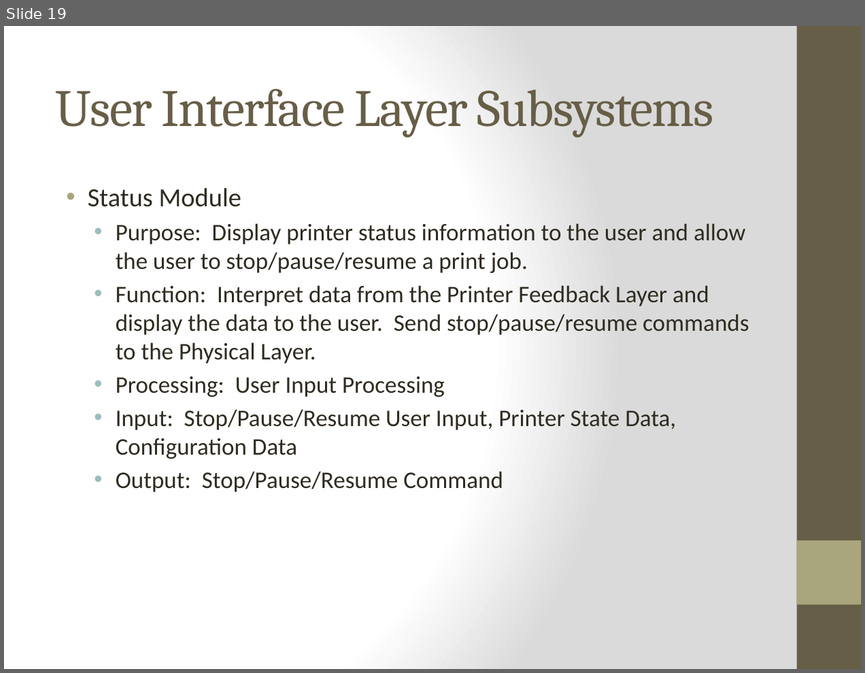
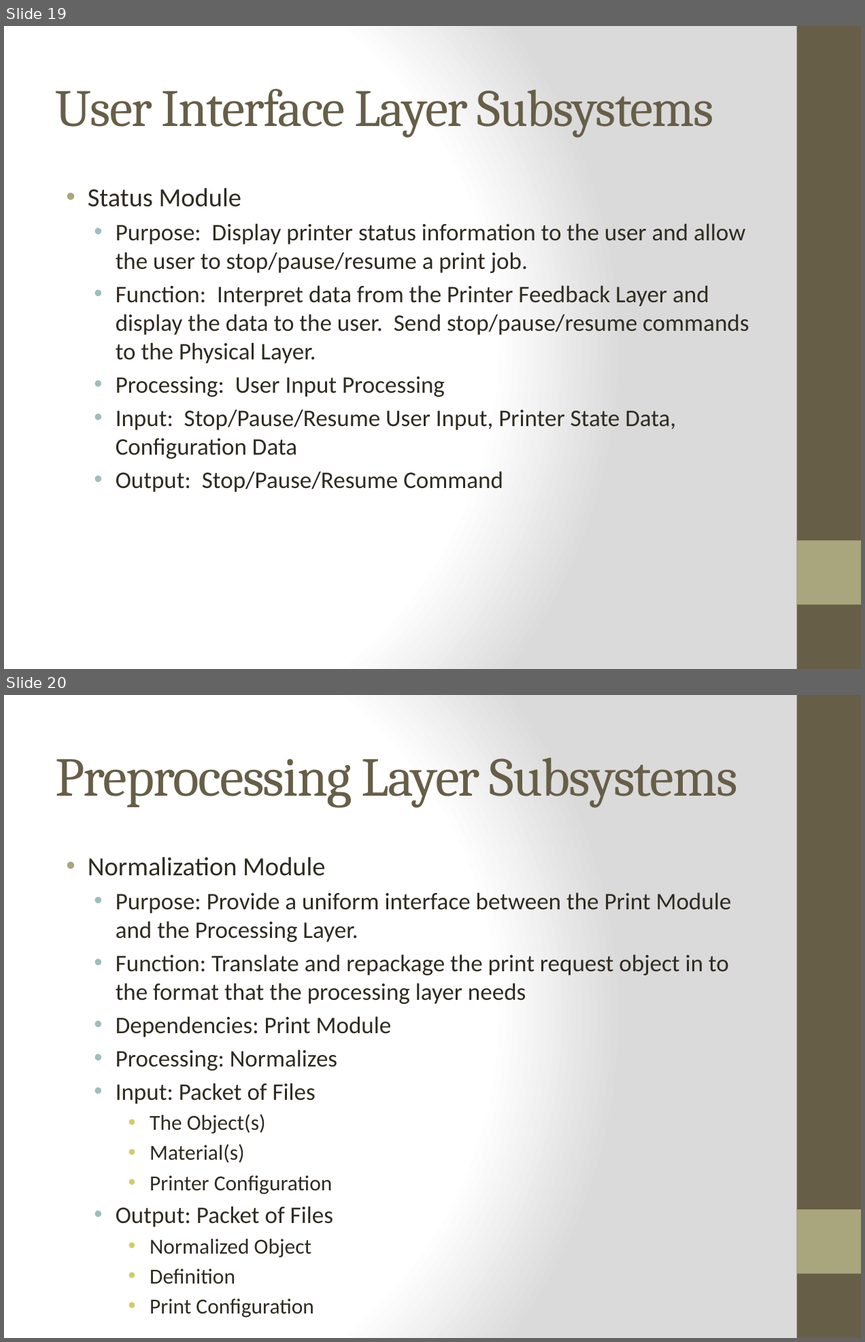
Before and after one commit to qpHalcy0n/SRDesign, a slide deck: ADS Gate Review/Team Ink3d ADS.pptx. Shown one above the other, each under a label of ours: slide 19 before the commit, slides 19 and 20 after it. The pictures are 865x673 and 865x1342 pixels, drawn with LibreOffice and Linux fonts; fonts in the diff are those of the drawing. Boxes give left, top, right and bottom in pixels: in the first picture for what was removed or moved away, otherwise in the second. Text is boxed around its words. In the diff, an @@ line names an element or a change of style, - is before the commit and + after.

Commit message:
Updated ADS Presentation

```diff
--- a/ADS Gate Review/Team Ink3d ADS.pptx
+++ b/ADS Gate Review/Team Ink3d ADS.pptx
@@ slide 20 added at bbox=[4, 695, 861, 1338], background gradient #FFFFFF to #DADADA; not listed: 2 template elements that a slide beside it also shows @@
@@ title added at bbox=[56, 758, 738, 808], 46 pt, text #675E47 @@
+Preprocessing Layer Subsystems
@@ text added at bbox=[88, 857, 732, 1284], 20 pt, text #2F2B20 @@
+• Normalization Module
+  • Purpose: Provide a uniform interface between the Print Module and the Processing Layer.
+  • Function: Translate and repackage the print request object in to the format that the processing layer needs
+  • Dependencies: Print Module
+  • Processing: Normalizes
+  • Input: Packet of Files
+    • The Object(s)
+    • Material(s)
+    • Printer Configuration
+  • Output: Packet of Files
+    • Normalized Object
+    • Definition
+    • Print Configuration
```
Also in this commit, not shown: 5 other slides added.
